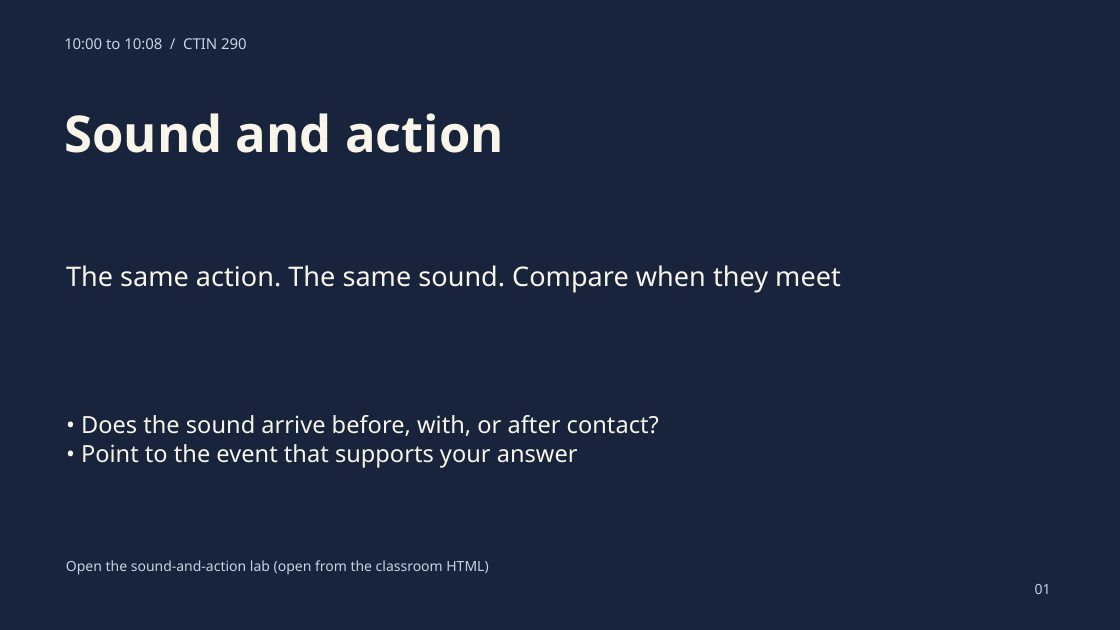
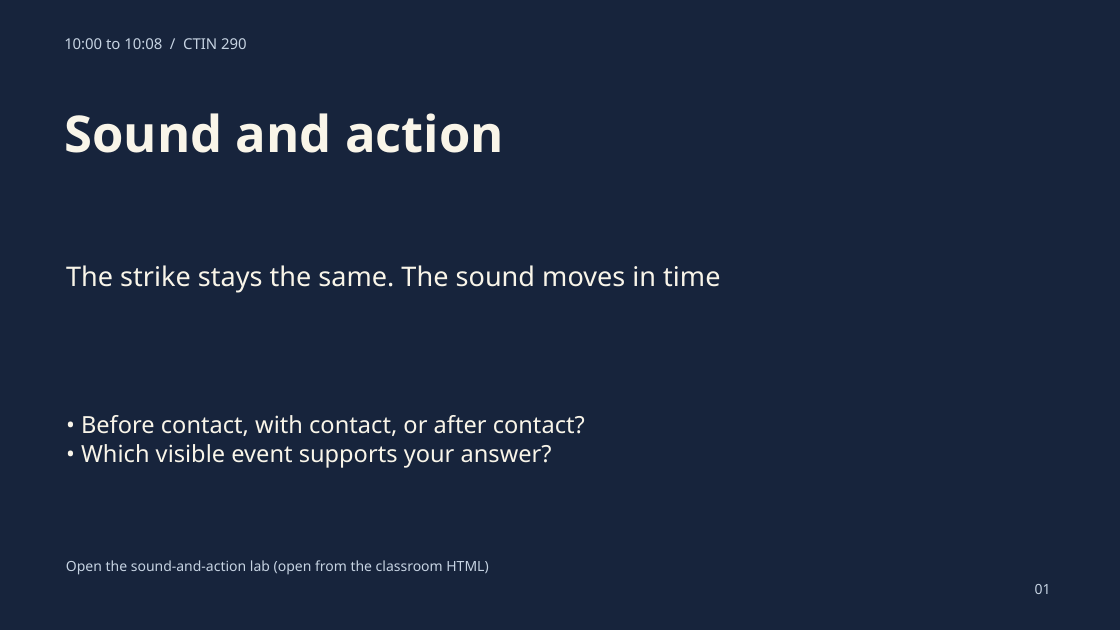
Before and after one commit to GordonUSC/the-cabinet, a slide deck: slide 1 of ctin290-september-21/CLASSROOM/CTIN-290-Classroom-Slides.pptx. Drawn at 1120x630 pixels with LibreOffice and Linux fonts; fonts in the diff are those of the drawing. Boxes give left, top, right and bottom in pixels: in the first picture for what was removed or moved away, otherwise in the second. Text is boxed around its words. In the diff, an @@ line names an element or a change of style, - is before the commit and + after.

```diff
--- a/ctin290-september-21/CLASSROOM/CTIN-290-Classroom-Slides.pptx
+++ b/ctin290-september-21/CLASSROOM/CTIN-290-Classroom-Slides.pptx
@@ text at [66,265,720,293]: text changed @@
-The same action. The same sound. Compare when they meet
+The strike stays the same. The sound moves in time
@@ text at [81,415,585,468]: text changed @@
-• Does the sound arrive before, with, or after contact?
-• Point to the event that supports your answer
+• Before contact, with contact, or after contact?
+• Which visible event supports your answer?
```
Also in this commit, not shown: 11 other slides changed, 3 slides removed, 18 other files.
